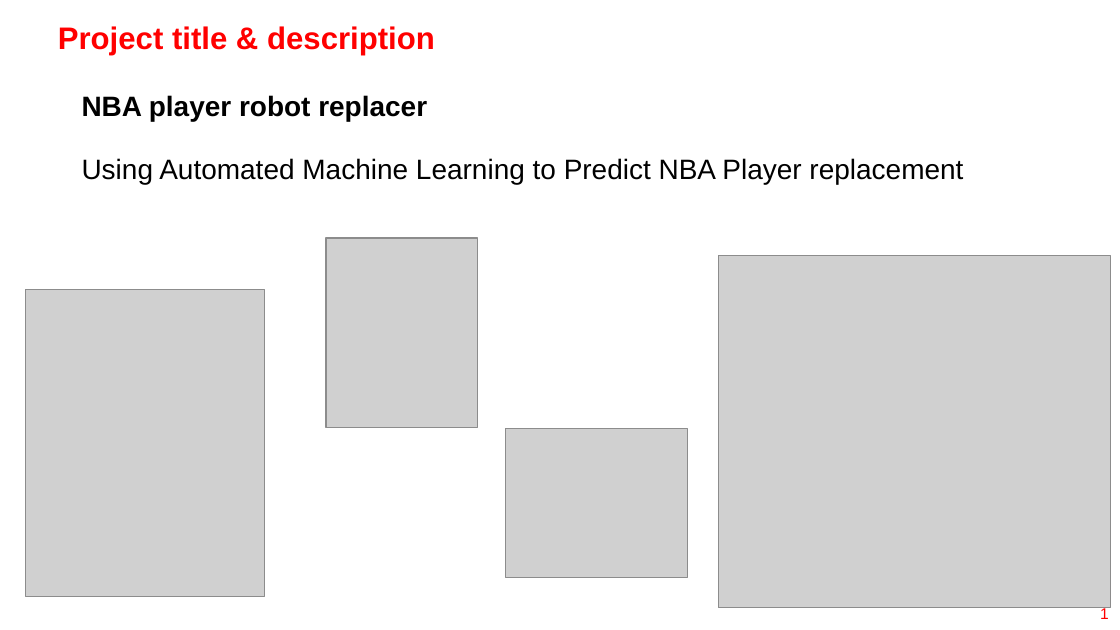
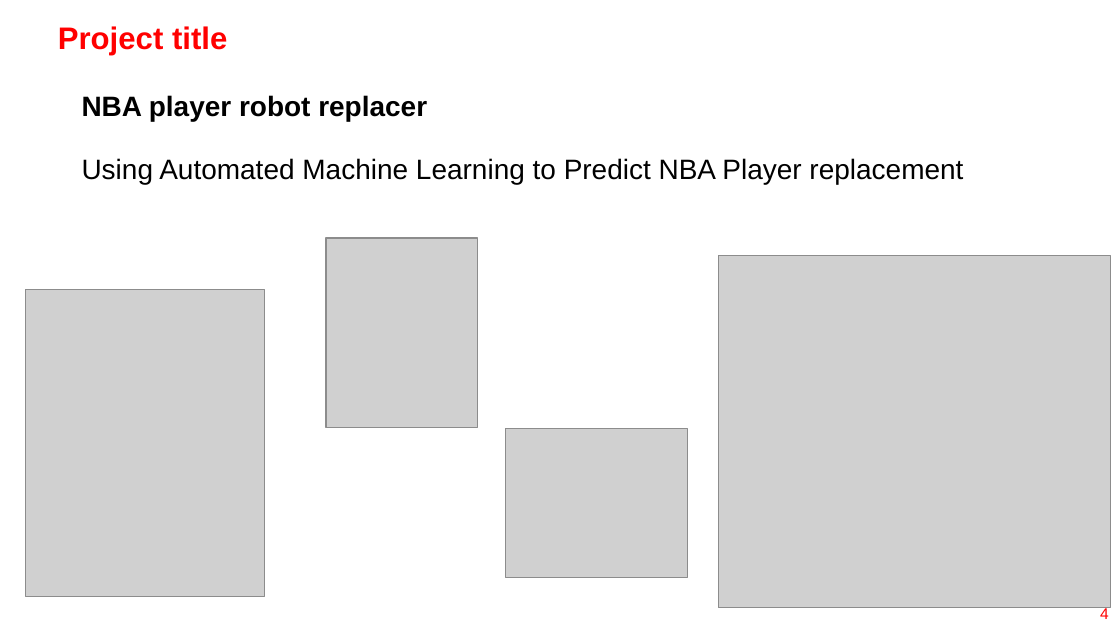
Before and after one commit to aburstyn9068/final_project, a slide deck: slide 4 of ppt/Final Project Group 1 v1.pptx (slide 1 before the commit). Drawn at 1120x630 pixels with LibreOffice and Linux fonts; fonts in the diff are those of the drawing; grey boxes stand for pictures. Boxes give left, top, right and bottom in pixels: in the first picture for what was removed or moved away, otherwise in the second. Text is boxed around its words. In the diff, an @@ line names an element or a change of style, - is before the commit and + after.

```diff
--- a/ppt/Final Project Group 1 v1.pptx
+++ b/ppt/Final Project Group 1 v1.pptx
@@ title at (58,26,227,55): text changed @@
-Project title & description
+Project title
@@ page number at (1100,606,1109,619): text changed @@
-1
+4
```
Also in this commit, not shown: 2 other slides changed, 20 slides added, 9 other files.
